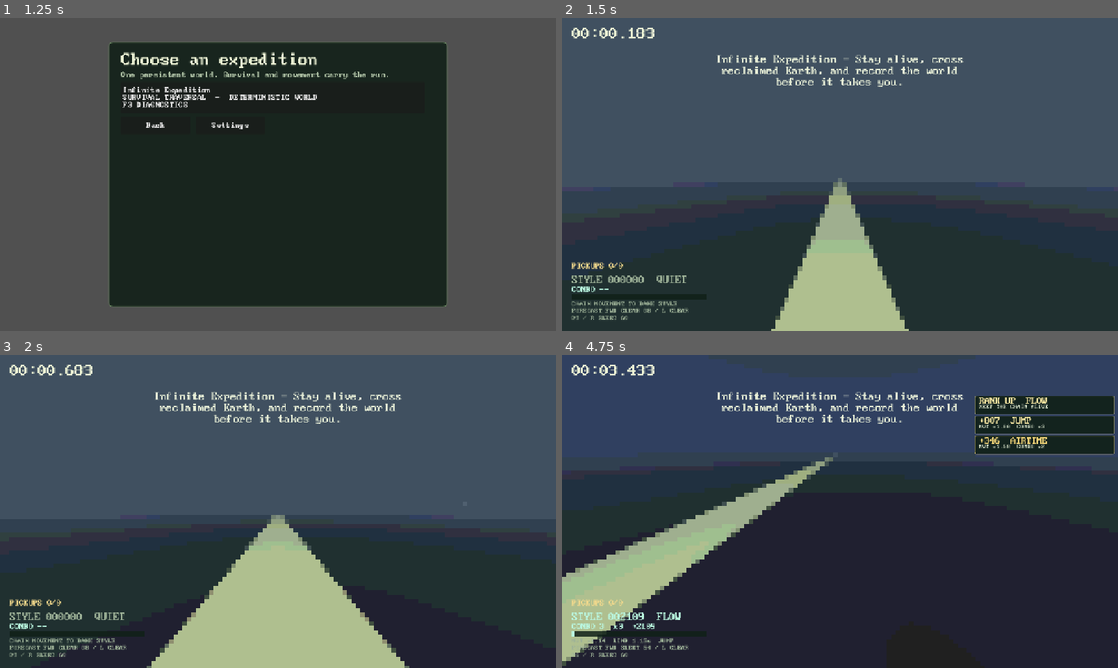
Above: before the commit, frames 1-4 (two rows, left to right).
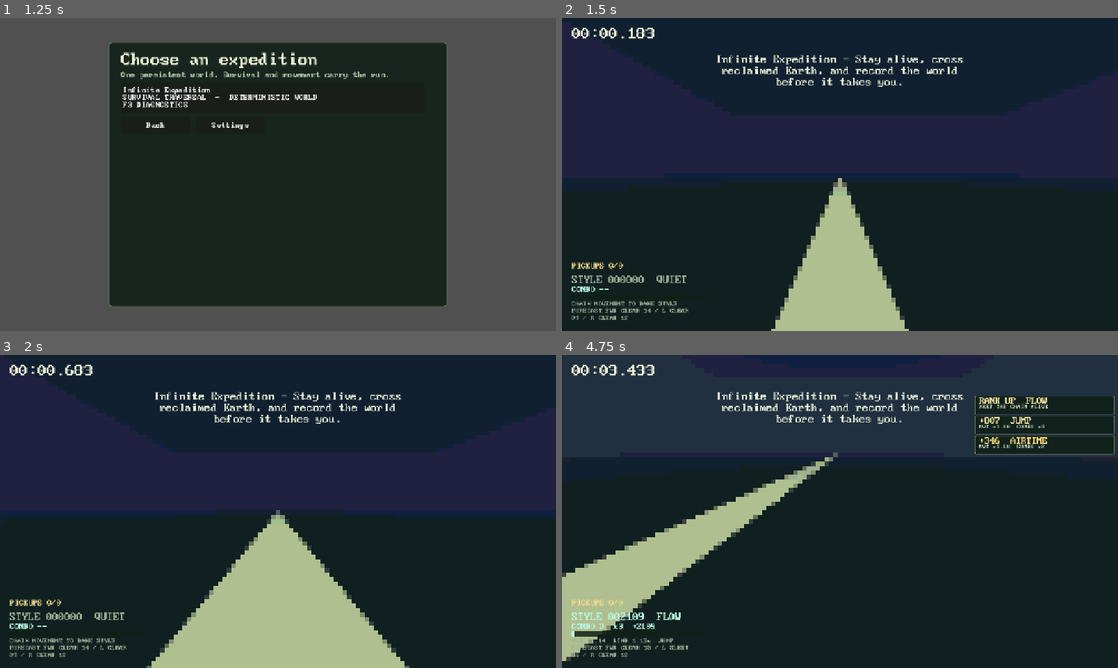
Above: after the commit, the same moments.

Repository: gongahkia/hot-cross-buns
Game: Godot game, scene res://scenes/main.tscn
Two runs of this game, one before a commit and one after it. Both use one fixed random seed, a clock stepped at 60 frames per second and the inputs below.
Inputs (mouse positions are in pixels of both pictures, inside the frame that each line leads up to):
- Up to frame 1 (1.25 s): click "Choose a journey" at 0.5 s
- Up to frame 2 (1.5 s): click "Infinite Expedition SURVIVAL …" at 1.25 s
- Up to frame 3 (2 s): no input
- Up to frame 4 (4.75 s): tap Enter at 2 s; move the mouse to (867, 511) at 2.02 s; hold F (glide) 2.03-2.78 s; hold W (move_forward) from 2.03 s (still down); click (867, 511) at 2.17 s; tap Space (jump) at 2.27, 3.02, 4.52 s; tap E (grapple) at 2.3, 2.85 s; move the mouse to (812, 511) at 2.77 s; tap F (glide) at 3.05, 4.55 s; move the mouse to (851, 505) at 3.52 s; hold E (grapple) 3.53-4.28 s; tap 7 (build_platform) at 3.6 s; move the mouse to (834, 517) at 4.27 s; tap 6 (build_shelter) at 4.35 s; click (834, 517) at 4.42 s

Frame 1 is identical in both runs. In frame 2, 69% of the frame differs, in the area x 0-100%, y 0-97%; in frame 3, 61%; in frame 4, 36%.

Commit message:
validate expressive megastructure grapple route

Diff:
--- a/scripts/world_megastructure_generator.gd
+++ b/scripts/world_megastructure_generator.gd
@@ -7,7 +7,7 @@
 const ROUTE_VALIDATOR := preload("res://scripts/world_megastructure_route_validator.gd")
 
 const MEGACELL_SIZE := 4096
-const DESCRIPTOR_SCHEMA_VERSION := 2
+const DESCRIPTOR_SCHEMA_VERSION := 3
 const ARCHETYPE_ID := "ruined_transcontinental_spine"
 const ARCHETYPE_VERSION := 1
 const GENERATOR_SCHEMA_VERSION := GENERATION_IDENTITY.GENERATOR_SCHEMA_VERSION
@@ -92,6 +92,7 @@
 	}
 	descriptor["canonical_hash"] = HASH.canonical_hash(descriptor)
 	assert(bool(ROUTE_VALIDATOR.validate_baseline_entry(descriptor).get("valid", false)), "generated megastructure baseline entry route is invalid")
+	assert(bool(ROUTE_VALIDATOR.validate_expressive_route(descriptor).get("valid", false)), "generated megastructure expressive route is invalid")
 	return descriptor
 
 func _axis(megacell: Vector3i) -> Vector3i:
@@ -128,19 +129,24 @@
 	}
 
 func _baseline_route(route_prefix: String, start: Vector3i, post_threshold: Vector3i, finish: Vector3i) -> Dictionary:
-	return _route(route_prefix + ":baseline", "baseline", "walk", start, finish, post_threshold, true, {})
+	return _route(route_prefix + ":baseline", "baseline", "walk", start, finish, [post_threshold], true, {})
 
 func _grapple_shortcut(route_prefix: String, start: Vector3i, finish: Vector3i, transverse: Vector3i) -> Dictionary:
-	var launch := start + transverse * 36 + Vector3i(0, 24, 0)
-	var landing := finish + transverse * 36 + Vector3i(0, 24, 0)
-	return _route(route_prefix + ":grapple_shortcut", "expressive", "grapple", launch, landing, landing, false, {"anchor": _point((launch + landing) / 2 + Vector3i(0, 18, 0)), "required_ability": "grapple"})
+	var direction := Vector3i(signi(finish.x - start.x), 0, signi(finish.z - start.z))
+	var launch := start + transverse * 18
+	var landing := launch + direction * 18
+	var anchor := (launch + landing) / 2 + Vector3i(0, ROUTE_VALIDATOR.GRAPPLE_ANCHOR_HEIGHT, 0)
+	return _route(route_prefix + ":grapple_shortcut", "expressive", "grapple", launch, landing, [], false, {"anchor": _point(anchor), "required_ability": "grapple"})
 
 func _survival_detour(route_prefix: String, start: Vector3i, finish: Vector3i, transverse: Vector3i, rng: WorldRng) -> Dictionary:
 	var side := -1 if rng.next_range(0, 1) == 0 else 1
 	var refuge := (start + finish) / 2 + transverse * (side * 72)
-	return _route(route_prefix + ":warm_refuge", "survival", "walk", start, finish, refuge, false, {"exposure_reduction_basis_points": 4500, "shelter_basis_points": 8500, "survival_opportunity": "warm_utility_refuge", "warmth_recovery_basis_points": 1800})
+	return _route(route_prefix + ":warm_refuge", "survival", "walk", start, finish, [refuge], false, {"exposure_reduction_basis_points": 4500, "shelter_basis_points": 8500, "survival_opportunity": "warm_utility_refuge", "warmth_recovery_basis_points": 1800})
 
-func _route(route_id: String, route_class: String, movement_mode: String, start: Vector3i, finish: Vector3i, waypoint: Vector3i, mandatory: bool, extras: Dictionary) -> Dictionary:
+func _route(route_id: String, route_class: String, movement_mode: String, start: Vector3i, finish: Vector3i, waypoints: Array, mandatory: bool, extras: Dictionary) -> Dictionary:
+	var route_waypoints: Array = []
+	for waypoint: Vector3i in waypoints:
+		route_waypoints.append(_point(waypoint))
 	var route := {
 		"end_anchor": _point(finish),
 		"mandatory": mandatory,
@@ -150,7 +156,7 @@
 		"sector_id": route_id.rsplit(":", false, 1)[0] + ":sector",
 		"start_anchor": _point(start),
 		"type": "route",
-		"waypoints": [_point(waypoint)],
+		"waypoints": route_waypoints,
 	}
 	for key: String in extras:
 		route[key] = extras[key]
--- a/scripts/world_megastructure_generator_test.gd
+++ b/scripts/world_megastructure_generator_test.gd
@@ -6,11 +6,11 @@
 const SEED := 20260731
 const CELLS := [Vector3i(-2, 0, 1), Vector3i(-1, 0, -3), Vector3i(0, 0, 0), Vector3i(4, 0, -2), Vector3i(7, 0, 5)]
 const EXPECTED_HASHES := {
-	"-2:0:1": "9c9d563623e2083d9bcbb5576f33bcaa096839be3335de73dd1cc63659f0f21a",
-	"-1:0:-3": "a4ad579fe49f00d3091635c96af3ed38ff53a7fcdfdcb0c6bf8ce1678b7330b3",
-	"0:0:0": "ee9fa0fc7b51aa4eabee2ba0f19a558b5d8d7e2344a23c1777af333be41d3543",
-	"4:0:-2": "b2323b768dabd7e897ea72d7f69518b04754e34d22567a68b538a7731f9af716",
-	"7:0:5": "a44027445786c995e31e797a27cdf77dbad56aec3579af567a249d69d8ad94a4",
+	"-2:0:1": "1cfe9f4acfe4e653e2a42356ad2aee253d809a60f054641ada9bceefdc1d896c",
+	"-1:0:-3": "b9edb806c989bcbccbcf21f65584f668199143b76ff2b5625fffed821d9fc280",
+	"0:0:0": "4ca4d2f38db7003693de6bd0caf2e19b91aafe7cde35191dcd94febc8a38283c",
+	"4:0:-2": "928055d1873c84321ccac1282b538671fa9474a3238b2ea9f10e756f566c743b",
+	"7:0:5": "41298cc5264bfd28fbb57da95caa4466a575afa506129a1192aa74b6d27994e2",
 }
 var failed := false
 
@@ -47,10 +47,12 @@
 	var routes: Array = descriptor.get("routes", [])
 	var reveals: Array = descriptor.get("reveals", [])
 	var interior: Dictionary = descriptor.get("interior", {})
-	_expect(str(descriptor.type) == "megastructure" and str(ide …(103 unchanged characters)… (identity.descriptor_schema_version) == 2 and str(identity.generator_schema_versi …(200 unchanged characters)…
+	_expect(str(descriptor.type) == "megastructure" and str(ide …(103 unchanged characters)… (identity.descriptor_schema_version) == 3 and str(identity.generator_schema_versi …(200 unchanged characters)…
 	_expect(str(interior.terrain_mode) == "flat_enclosed_floor" and int(interior.floor_y) == 24 and int(interior.ceiling_y) == 100, "interior floor contract drifted")
 	_expect(str(entry.entry_type) == "elevated_spine_underpass" and (entry.approach_anchor as Array).size() == 3 and (entr …(290 unchanged characters)…
 	_expect(routes.size() == 3 and _route_exists(routes, "baseline", "walk", true) and _route_exists(routes, "expressive", "grapple", false) and _route_exists(routes, "survival", "walk", false) and str(routes[0].sector_id).ends_with(":sector"), "opening route descriptor contract drifted")
+	var expressive := _route_by_class(routes, "expressive")
+	_expect((expressive.waypoints as Array).is_empty() and (expressive.anchor as Array).size() == 3 and str(expressive.required_ability) == "grapple", "expressive grapple descriptor contract drifted")
 	var survival := _route_by_class(routes, "survival")
 	_expect(str(survival.survival_opportunity) == "warm_utility_refuge" and int(survival.shelter_basis_points) > 0 and int(survival.exposure_reduction_basis_points) > 0 and int(survival.warmth_recovery_basis_points) > 0, "survival detour lost warmth/shelter/exposure contract")
 	_expect(reveals.size() == 1 and str(reveals[0].reveal_type) == "transcontinental_spine_continuation" and int(reveals[0].minimum_visibility_distance) >= 1024, "initial reveal descriptor contract drifted")
--- a/scripts/world_megastructure_intersection.gd
+++ b/scripts/world_megastructure_intersection.gd
@@ -111,7 +111,7 @@
 			var clipped := _clip_segment_to_chunk(points[index], points[index + 1], chunk)
 			if clipped.is_empty():
 				continue
-			segments.append({
+			var segment := {
 				"end_fp": _point_fp(clipped.end),
 				"id": str(route.get("route_id", "")) + ":segment:%d" % index,
 				"mandatory": bool(route.get("mandatory", false)),
@@ -119,7 +119,10 @@
 				"route_class": str(route.get("route_class", "")),
 				"route_id": str(route.get("route_id", "")),
 				"start_fp": _point_fp(clipped.start),
-			})
+			}
+			if str(route.get("movement_mode", "")) == "grapple" and index == 0 and route.get("anchor", []) is Array:
+				segment["grapple_anchor"] = (route.get("anchor", []) as Array).duplicate(true)
+			segments.append(segment)
 	segments.sort_custom(func(left: Dictionary, right: Dictionary) -> bool: return str(left.id) < str(right.id))
 	return segments
 
--- a/scripts/world_megastructure_route_validator.gd
+++ b/scripts/world_megastructure_route_validator.gd
@@ -5,6 +5,8 @@
 
 const SCHEMA := "megastructure-route-envelope/v2"
 const BASELINE_ENTRY_SCHEMA := "megastructure-baseline-entry-validation/v1"
+const EXPRESSIVE_ROUTE_SCHEMA := "megastructure-expressive-route-validation/v1"
+const GRAPPLE_ANCHOR_HEIGHT := 12
 const MODE_IDS := ["walk", "jump", "double_jump", "dash", "slide", "wall_run", "grapple", "glide", "drop"]
 
 static func envelopes() -> Dictionary:
@@ -74,6 +76,44 @@
 			issues.append("entry_reveal_not_reached")
 	return _validation_result(route_id, issues)
 
+static func validate_expressive_route(descriptor: Dictionary) -> Dictionary:
+	var issues: Array = []
+	var expressive_routes: Array = []
+	for route: Dictionary in descriptor.get("routes", []):
+		if str(route.get("route_class", "")) == "expressive":
+			expressive_routes.append(route)
+	if expressive_routes.size() != 1:
+		issues.append("expressive_route_count")
+		return _expressive_result("", issues)
+	var route: Dictionary = expressive_routes[0]
+	var route_id := str(route.get("route_id", ""))
+	var mode := str(route.get("movement_mode", ""))
+	var envelope := envelope(mode)
+	if route_id.is_empty() or bool(route.get("mandatory", false)) or mode != "grapple" or str(route.get("required_ability", "")) != mode or envelope.is_empty():
+		issues.append("expressive_route_contract")
+	var path := _route_path(route, issues)
+	if path.size() != 2:
+		issues.append("expressive_route_segment_count")
+		return _expressive_result(route_id, issues)
+	var anchor: Variant = route.get("anchor", [])
+	if not _is_point(anchor):
+		issues.append("expressive_anchor_invalid")
+		return _expressive_result(route_id, issues)
+	var start: Vector3 = path[0]
+	var finish: Vector3 = path[1]
+	var anchor_point := _point(anchor)
+	var horizontal := Vector2(finish.x - start.x, finish.z - start.z).length()
+	var rise := maxf(finish.y - start.y, 0.0)
+	var drop := maxf(start.y - finish.y, 0.0)
+	if horizontal > float(envelope.get("max_horizontal", 0.0)) or rise > float(envelope.get("max_rise", 0.0)) or drop > float(envelope.get("max_drop", 0.0)):
+		issues.append("expressive_motion_envelope")
+	var max_anchor_distance := float(envelope.get("max_anchor_distance", 0.0))
+	if start.distance_to(anchor_point) > max_anchor_distance or finish.distance_to(anchor_point) > max_anchor_distance:
+		issues.append("expressive_anchor_out_of_range")
+	if anchor_point.y < maxf(start.y, finish.y) + float(GRAPPLE_ANCHOR_HEIGHT):
+		issues.append("expressive_anchor_height")
+	return _expressive_result(route_id, issues)
+
 static func _ground(id: String, max_slope_degrees: float) -> Dictionary:
 	return {"id":id,"max_drop":0.0,"max_horizontal":0.0,"max_rise":0.0,"max_slope_degrees":max_slope_degrees,"requires_ground":true,"unbounded_horizontal":true}
 
@@ -162,3 +202,6 @@
 
 static func _validation_result(route_id: String, issues: Array) -> Dictionary:
 	return {"issues":issues,"route_id":route_id,"schema":BASELINE_ENTRY_SCHEMA,"valid":issues.is_empty()}
+
+static func _expressive_result(route_id: String, issues: Array) -> Dictionary:
+	return {"issues":issues,"route_id":route_id,"schema":EXPRESSIVE_ROUTE_SCHEMA,"valid":issues.is_empty()}
--- a/scripts/world_megastructure_route_validator_test.gd
+++ b/scripts/world_megastructure_route_validator_test.gd
@@ -3,6 +3,7 @@
 const VALIDATOR := preload("res://scripts/world_megastructure_route_validator.gd")
 const PLAYER := preload("res://scripts/player.gd")
 const GENERATOR := preload("res://scripts/world_megastructure_generator.gd")
+const INTERSECTION := preload("res://scripts/world_megastructure_intersection.gd")
 
 var failed := false
 
@@ -14,6 +15,7 @@
 		_assert_envelope_shape(VALIDATOR.envelope(mode), mode)
 	_assert_conservative_limits()
 	_assert_baseline_entry_validation()
+	_assert_expressive_route_validation()
 	var copy := VALIDATOR.envelope("jump")
 	copy["max_horizontal"] = 999.0
 	_expect(float(VALIDATOR.envelope("jump").get("max_horizontal", 0.0)) == 6.0 and VALIDATOR.envelope("missing").is_empty(), "route envelope isolation drifted")
@@ -72,6 +74,32 @@
 	(missed_reveal.reveals[0] as Dictionary)["recommended_view_anchor"] = [0, 1000, 0]
 	_expect("entry_reveal_not_reached" in VALIDATOR.validate_baseline_entry(missed_reveal).get("issues", []), "baseline route without reveal access was accepted")
 
+func _assert_expressive_route_validation() -> void:
+	var generator := GENERATOR.new(20260731)
+	for cell: Vector3i in [Vector3i(-2, 0, 1), Vector3i(-1, 0, -3), Vector3i.ZERO, Vector3i(4, 0, -2), Vector3i(7, 0, 5)]:
+		var validation := VALIDATOR.validate_expressive_route(generator.generate(cell))
+		_expect(str(validation.get("schema", "")) == VALIDATOR.EXPRESSIVE_ROUTE_SCHEMA and bool(validation.get("valid", false)) and (validation.get("issues", []) as Array).is_empty(), "generated expressive route is invalid")
+	var invalid_ability := generator.generate(Vector3i.ZERO).duplicate(true)
+	(invalid_ability.routes[1] as Dictionary)["required_ability"] = "glide"
+	_expect("expressive_route_contract" in VALIDATOR.validate_expressive_route(invalid_ability).get("issues", []), "expressive route with wrong ability was accepted")
+	var distant_anchor := generator.generate(Vector3i.ZERO).duplicate(true)
+	(distant_anchor.routes[1] as Dictionary)["anchor"] = [0, 0, 0]
+	_expect("expressive_anchor_out_of_range" in VALIDATOR.validate_expressive_route(distant_anchor).get("issues", []), "expressive route with distant anchor was accepted")
+	var long_segment := generator.generate(Vector3i.ZERO).duplicate(true)
+	(long_segment.routes[1] as Dictionary)["end_anchor"] = [0, 24, 0]
+	_expect("expressive_motion_envelope" in VALIDATOR.validate_expressive_route(long_segment).get("issues", []), "expressive route outside its movement envelope was accepted")
+	var descriptor := generator.generate(Vector3i.ZERO)
+	var expressive: Dictionary = descriptor.routes[1]
+	var launch: Array = expressive.get("start_anchor", [])
+	var chunk := Vector2i(floori(float(launch[0]) / 64.0), floori(float(launch[2]) / 64.0))
+	var segments: Array = INTERSECTION.compile(descriptor, chunk).get("traversal_segments", [])
+	var compiled_anchor: Array = []
+	for segment: Dictionary in segments:
+		if str(segment.get("route_id", "")) == str(expressive.get("route_id", "")):
+			compiled_anchor = segment.get("grapple_anchor", [])
+			break
+	_expect(compiled_anchor == expressive.get("anchor", []), "expressive route anchor was lost during chunk compilation")
+
 func _expect(condition: bool, message: String) -> void:
 	if condition:
 		return
--- a/scripts/world_streamer.gd
+++ b/scripts/world_streamer.gd
@@ -27,6 +27,7 @@
 const HAZARD_PLACEMENT := preload("res://scripts/world_hazard_placement.gd")
 const STREAMING_TELEMETRY := preload("res://scripts/world_streaming_telemetry.gd")
 const CHUNK_MEMORY_TELEMETRY := preload("res://scripts/world_chunk_memory_telemetry.gd")
+const MEGASTRUCTURE_ROUTE_VALIDATOR := preload("res://scripts/world_megastructure_route_validator.gd")
 
 const GRID := 16
 const ACTIVE_RADIUS := 2
@@ -700,7 +701,9 @@
 		guide.material_override = _material(Color("#87966b"), true)
 		host.add_child(guide)
 		if str(record.get("movement_mode", "")) == "grapple":
-			_add_megastructure_grapple_anchor(host, (start + finish) * 0.5 + Vector3(0.0, 12.0, 0.0))
+			var anchor: Array = record.get("grapple_anchor", [])
+			var anchor_position := _megastructure_local_point(root, _megastructure_point(anchor)) if anchor.size() == 3 else (start + finish) * 0.5 + Vector3(0.0, MEGASTRUCTURE_ROUTE_VALIDATOR.GRAPPLE_ANCHOR_HEIGHT, 0.0)
+			_add_megastructure_grapple_anchor(host, anchor_position)
 	_add_megastructure_debug(host, root, descriptor)
 	root.add_child(host)
 
Not shown, changed: TODO_MEGASTRUCTURE.md
Not shown, changed: docs/megastructure-descriptor-contract.md
Not shown, changed: docs/megastructure-route-validation.md
